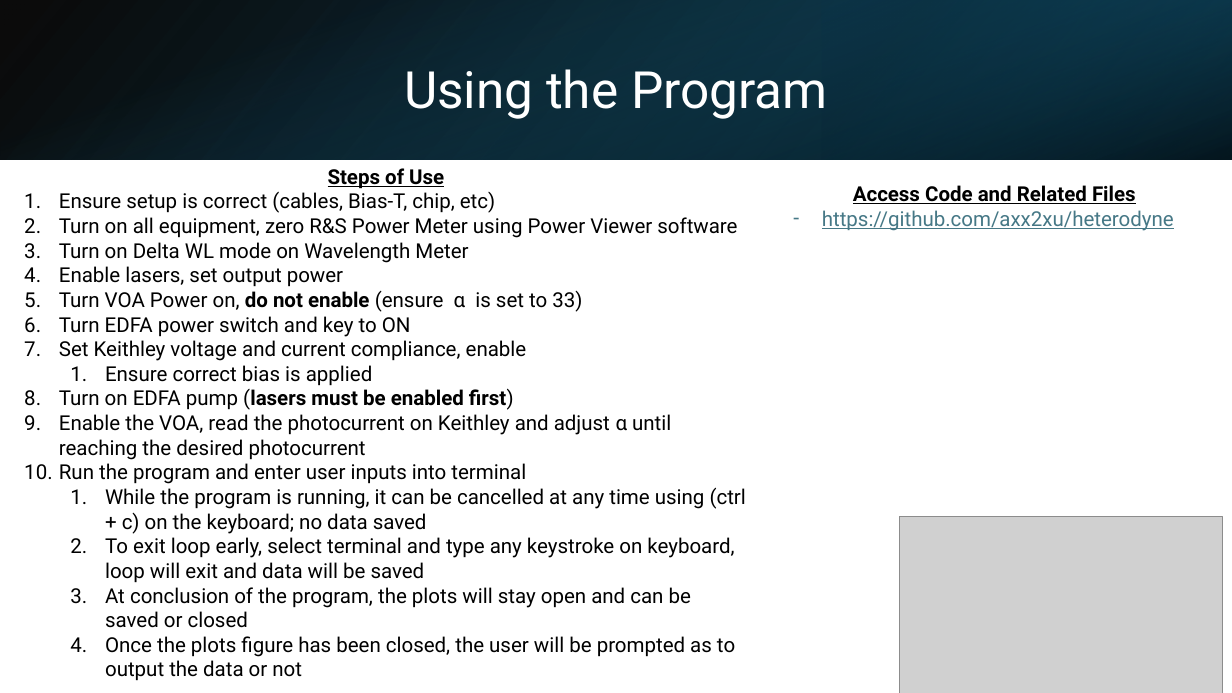
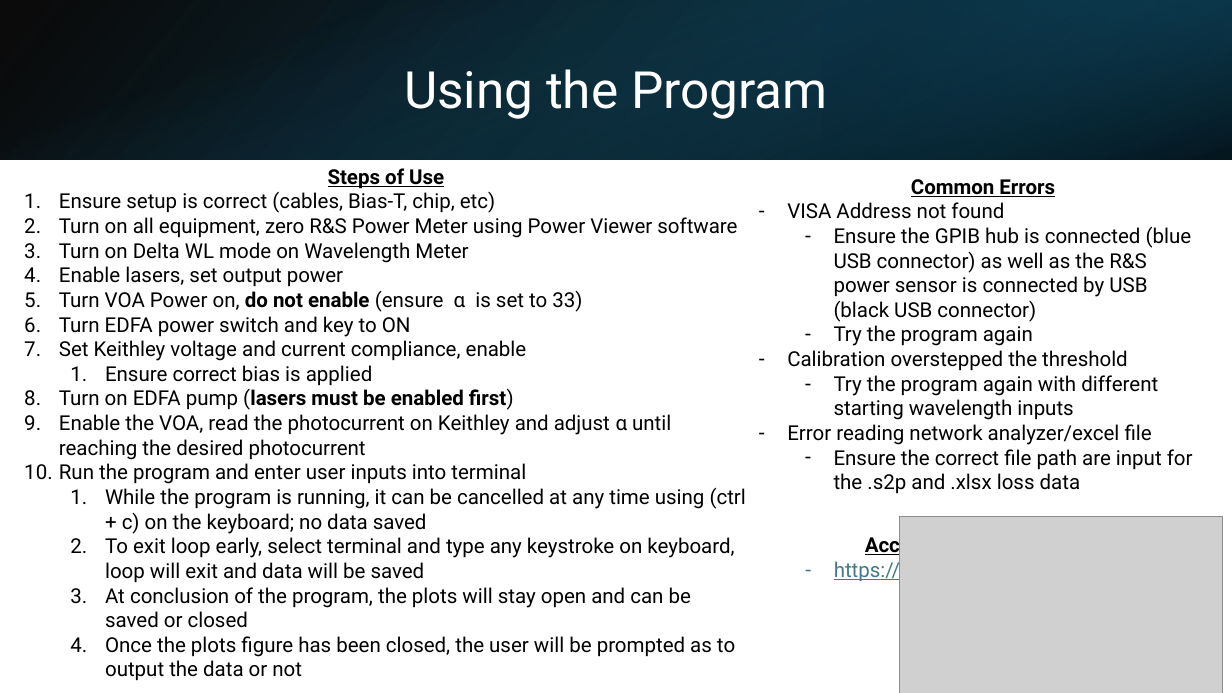
Before and after one commit to axx2xu/heterodyne, a slide deck: slide 10 of Python Heterodyne Measurement Automation Slides.pptx. Drawn at 1232x693 pixels with LibreOffice and Linux fonts; fonts in the diff are those of the drawing; grey boxes stand for pictures. Boxes give left, top, right and bottom in pixels: in the first picture for what was removed or moved away, otherwise in the second. Text is boxed around its words. In the diff, an @@ line names an element or a change of style, - is before the commit and + after.

```diff
--- a/Python Heterodyne Measurement Automation Slides.pptx
+++ b/Python Heterodyne Measurement Automation Slides.pptx
@@ text added at box(787, 179, 1193, 494), 16 pt, text #000000 @@
+Common Errors
+– VISA Address not found
+  – Ensure the GPIB hub is connected (blue USB connector) as well as the R&S power sensor is connected by USB (black USB connector)
+  – Try the program again
+– Calibration overstepped the threshold
+  – Try the program again with different starting wavelength inputs
+– Error reading network analyzer/excel file
+  – Ensure the correct file path are input for the .s2p and .xlsx loss data
@@ text "Access Code and Related Files" rewrapped from box(822, 185, 1174, 231) to box(834, 533, 1186, 583) @@
```
Also in this commit, not shown: 1 other slide changed, 1 other file.
